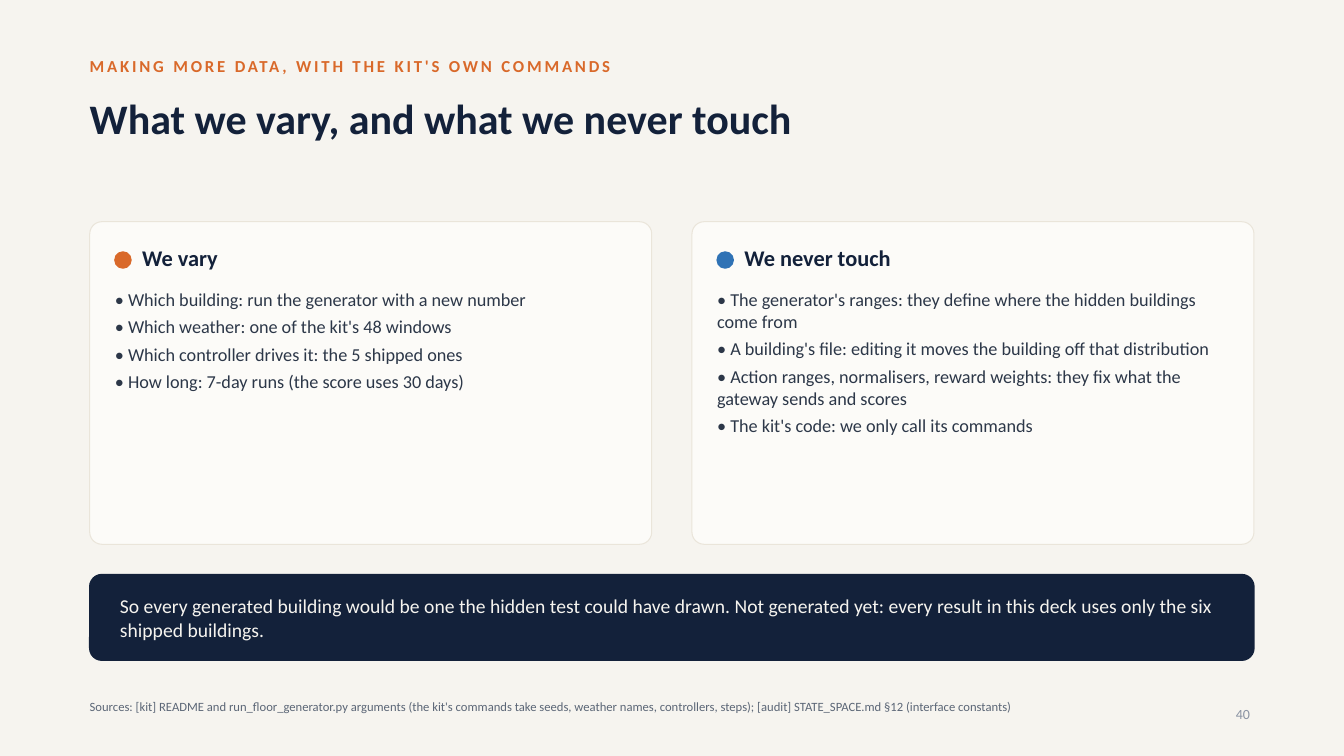
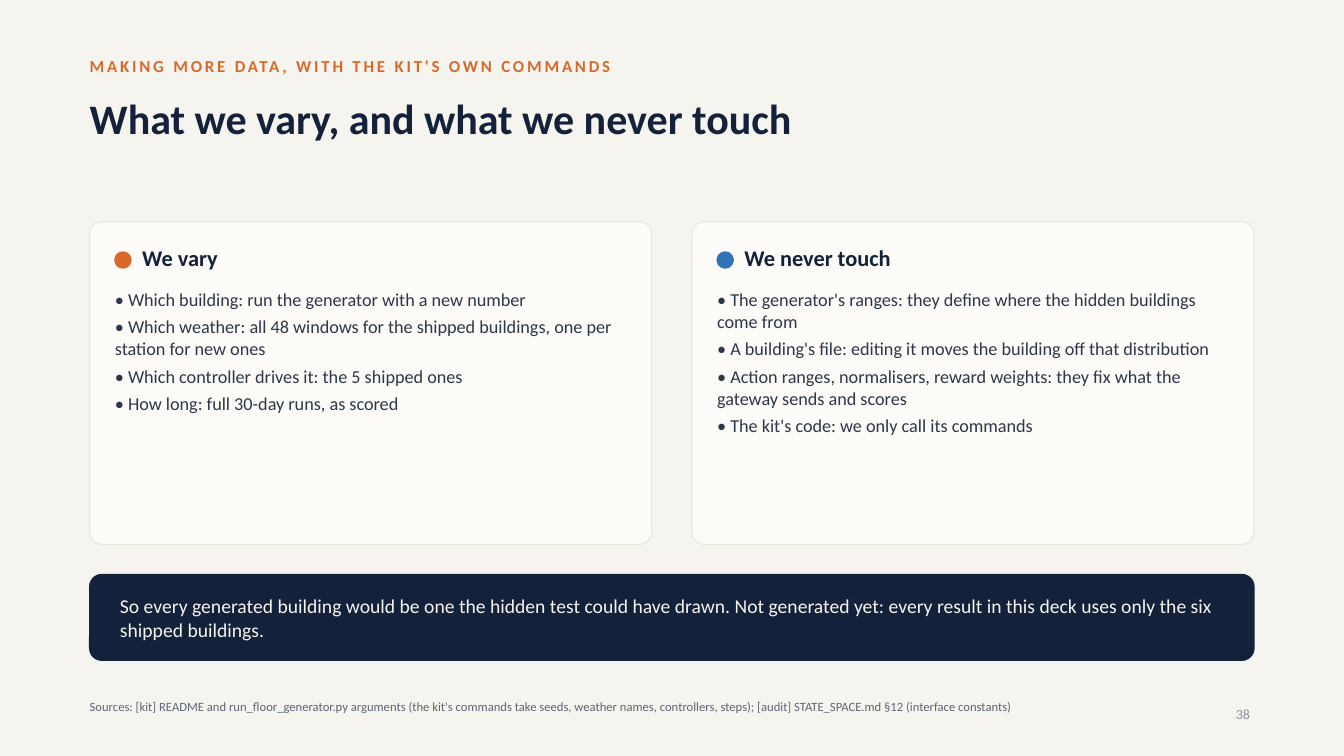
Before and after one commit to srivathsanb14/working-code, a slide deck: slide 38 of docs/One_Controller_for_Every_Building_meeting.pptx (slide 40 before the commit). Drawn at 1344x756 pixels with LibreOffice and Linux fonts; fonts in the diff are those of the drawing. Boxes give left, top, right and bottom in pixels: in the first picture for what was removed or moved away, otherwise in the second. Text is boxed around its words. In the diff, an @@ line names an element or a change of style, - is before the commit and + after.

```diff
--- a/docs/One_Controller_for_Every_Building_meeting.pptx
+++ b/docs/One_Controller_for_Every_Building_meeting.pptx
@@ text at [115, 320, 612, 355]: text changed @@
-• Which weather: one of the kit's 48 windows
+• Which weather: all 48 windows for the shipped buildings, one per station for new ones
@@ text at [128, 397, 398, 413]: text changed @@
-• How long: 7-day runs (the score uses 30 days)
+• How long: full 30-day runs, as scored
@@ page number at [1236, 709, 1250, 719]: text changed @@
-40
+38
```
Also in this commit, not shown: 25 other slides changed, 1 slide added, 3 slides removed, 50 other files.
